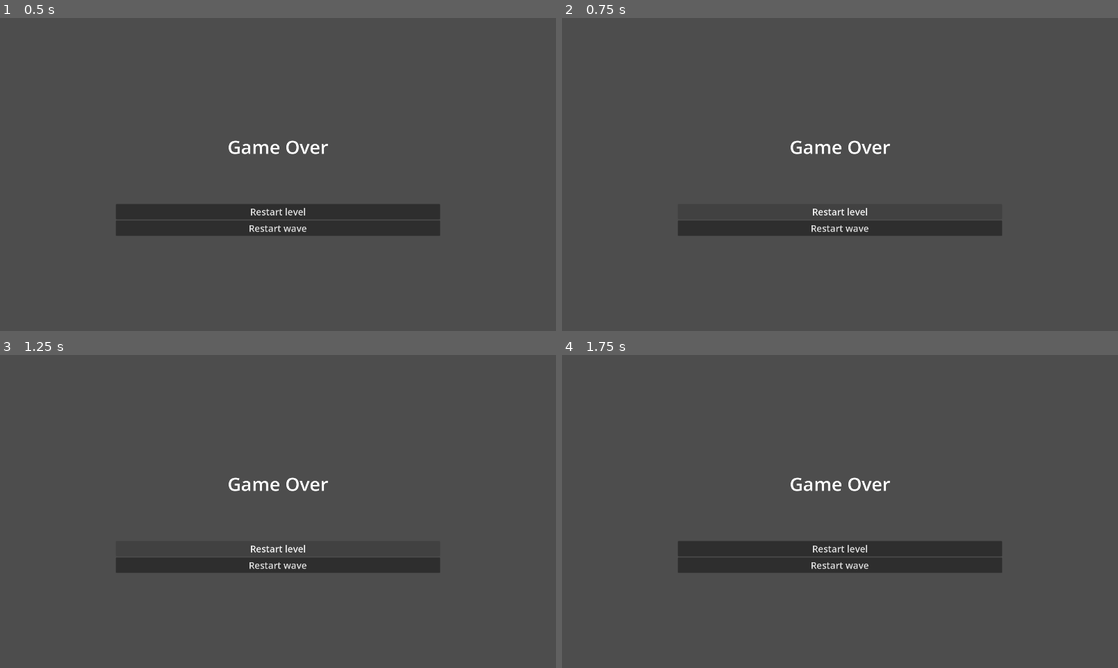
Above: before the commit, frames 1-4 (two rows, left to right).
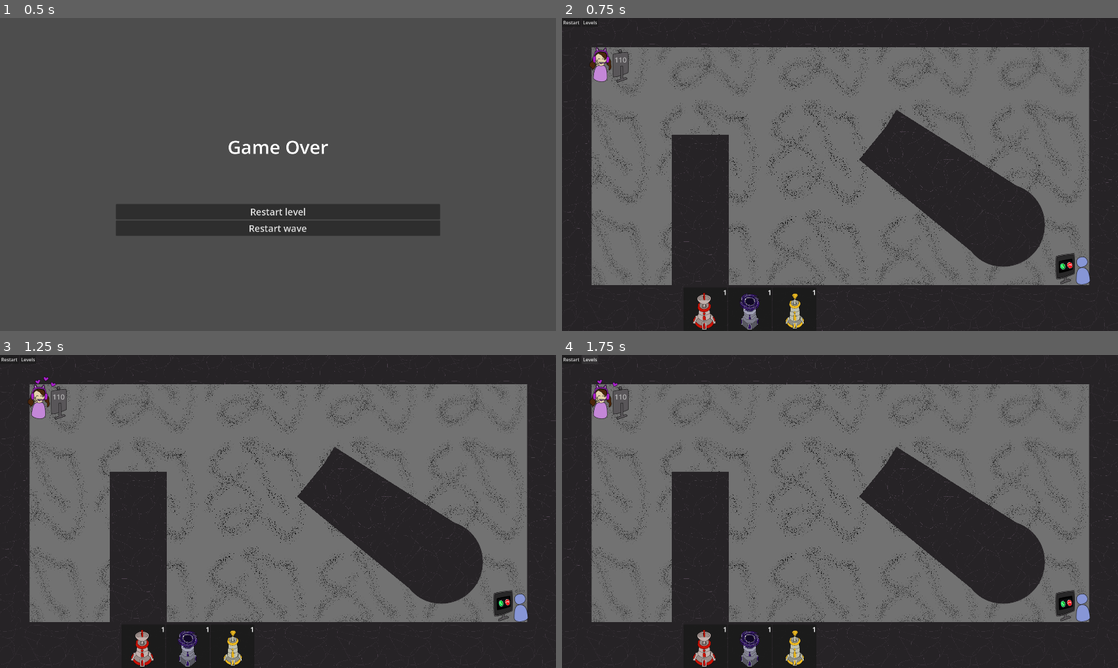
Above: after the commit, the same moments.

Repository: ryupold/ld59
Game: Godot game, scene res://hud/game_over.tscn
Two runs of this game, one before a commit and one after it. Both use one fixed random seed, a clock stepped at 60 frames per second and the inputs below. This scene is started directly instead of the project's main scene.
Inputs (mouse positions are in pixels of both pictures, inside the frame that each line leads up to):
- Up to frame 1 (0.5 s): no input
- Up to frame 2 (0.75 s): click (840, 212) at 0.5 s, where only the run after the commit has a clickable "Restart level"
- Up to frame 3 (1.25 s): no input
- Up to frame 4 (1.75 s): click (573, 358) at 1.25 s, where only the run after the commit has a clickable "Restart"

Frame 1 is identical in both runs. In frame 2, 94% of the frame differs, in the area x 0-100%, y 0-100%; in frame 3, 94%; in frame 4, 93%.

Commit message:
Restart wave correctly

Diff:
--- a/ld59-game/entities/receiver/receiver.gd
+++ b/ld59-game/entities/receiver/receiver.gd
@@ -67,6 +67,7 @@
 		patience -= GameState.minSignal - GameState._signal
 	if patience <= 0:
 		print("AAAARRGGHHH!!!")
+		GameState.onGameOver.emit()
 
 func updateRequiredSignal():
 	$RequiredSignalLabel.text = "signal: " + ("%.2f" % GameState._signal) + "\n" + "required: " + ("%.2f" % GameState.minSignal)
--- /dev/null
+++ b/ld59-game/entities/sender/packets.gd
@@ -0,0 +1,9 @@
+extends Node2D
+
+func _ready() -> void:
+	GameState.onNextWave.connect(cleanPackets)
+
+func cleanPackets(nr :int):
+	var children  := get_children()
+	for node in children:
+		node.queue_free()
--- /dev/null
+++ b/ld59-game/entities/sender/packets.tscn
@@ -0,0 +1,6 @@
+[gd_scene format=3 uid="uid://cjgp2nvp5027k"]
+
+[ext_resource type="Script" uid="uid://bg8hqrbuuyy6n" path="res://entities/sender/packets.gd" id="1_cg680"]
+
+[node name="Packets" type="Node2D" unique_id=546403375]
+script = ExtResource("1_cg680")
--- a/ld59-game/hud/game_over.gd
+++ b/ld59-game/hud/game_over.gd
@@ -6,4 +6,8 @@
 func _ready() -> void:
 	get_tree().paused = true
 	restartLevel.pressed.connect(GameState.restartLevel)
-	restartWave.pressed.connect(func(): GameState.startWave(GameState._wave))
+	restartWave.pressed.connect(restartWaveF)
+
+func restartWaveF():
+	GameState.onNextWave.emit(GameState._wave)
+	queue_free()
--- a/ld59-game/hud/game_over.tscn
+++ b/ld59-game/hud/game_over.tscn
@@ -3,6 +3,7 @@
 [ext_resource type="Script" uid="uid://bg1c1647o38wh" path="res://hud/game_over.gd" id="1_6815q"]
 
 [node name="GameOver" type="VBoxContainer" unique_id=2006229539 node_paths=PackedStringArray("restartLevel", "restartWave")]
+process_mode = 3
 anchors_preset = 15
 anchor_right = 1.0
 anchor_bottom = 1.0
--- a/ld59-game/hud/hud.gd
+++ b/ld59-game/hud/hud.gd
@@ -4,12 +4,18 @@
 @export var buttonSelector: Button
 @export var buttonChooser: Button
 @export var levelSelector: PackedScene = preload("res://hud/level_selector/level_selector.tscn")
+@export var gameOver: PackedScene = preload("res://hud/game_over.tscn")
 
 func _ready() -> void:
 	button.pressed.connect(GameState.restartLevel)
 	buttonSelector.pressed.connect(showLevelSelector)
+	GameState.onGameOver.connect(showGameOver)
 
 func showLevelSelector():
 	var selector := levelSelector.instantiate() as LevelSelectorCanvasItem
 	selector.show()
 	add_child(selector)
+
+func showGameOver():
+	var selector := gameOver.instantiate()
+	add_child(selector)
--- a/ld59-game/hud/hud.tscn
+++ b/ld59-game/hud/hud.tscn
@@ -9,12 +9,10 @@
 [sub_resource type="LabelSettings" id="LabelSettings_6ca3a"]
 font_size = 30
 
-[node name="HUD" type="CanvasLayer" unique_id=114495 node_paths=PackedStringArray("button", "buttonSelector", "buttonChooser", "levelSelector")]
+[node name="HUD" type="CanvasLayer" unique_id=114495 node_paths=PackedStringArray("button", "buttonSelector")]
 script = ExtResource("1_318vg")
 button = NodePath("MenuBar/Button")
 buttonSelector = NodePath("MenuBar/ButtonSelector")
-buttonChooser = NodePath("")
-levelSelector = NodePath("LevelSelector")
 
 [node name="debug" type="VBoxContainer" parent="." unique_id=1206069560]
 visible = false
--- a/ld59-game/scenes/game_state.gd
+++ b/ld59-game/scenes/game_state.gd
@@ -44,6 +44,7 @@
 signal onPlaceInventory(tower: Tower)
 signal onInventoryChanged()
 signal onLevelUp(towers: Array[TowerResource])
+signal onGameOver
 
 func _ready():
 	onDragEvent.connect(func(n, state): _isDragging = state)
@@ -63,6 +64,7 @@
 
 func restartLevel() -> void:
 	get_tree().change_scene_to_packed(_currentLevel.scene)
+	get_tree().paused = false
 
 func loadLevel(resource: LevelResource) -> void:
 	_currentLevel = resource
@@ -108,7 +110,8 @@
 		onNextWave.emit(_wave + 1)
 
 func startWave(nr: int):
-	if nr != 1:	triggerLevelUp()
+	get_tree().paused = false
+	if nr != 1 && _wave != nr: triggerLevelUp()
 	print("starting wave " + str(nr) + "...")
 	if nr > 1:
 		await get_tree().create_timer(10).timeout
--- a/ld59-game/scenes/levels/dummy_level.tscn
+++ b/ld59-game/scenes/levels/dummy_level.tscn
@@ -5,13 +5,14 @@
 [ext_resource type="PackedScene" uid="uid://3i1vgtrekd1x" path="res://entities/walls/walls.tscn" id="2_1yjxl"]
 [ext_resource type="PackedScene" uid="uid://d0cuiwxuevfh" path="res://entities/sender/sender.tscn" id="3_8bdtt"]
 [ext_resource type="PackedScene" uid="uid://sc317p0yslvi" path="res://entities/receiver/receiver.tscn" id="4_4xtod"]
+[ext_resource type="PackedScene" uid="uid://cjgp2nvp5027k" path="res://entities/sender/packets.tscn" id="6_8bdtt"]
 
 [node name="FirstLevel" type="Node2D" unique_id=1669637617 node_paths=PackedStringArray("sender", "reciever", "towers", "packets")]
 script = ExtResource("1_1yjxl")
 sender = NodePath("Sender")
 reciever = NodePath("Receiver")
 towers = NodePath("Towers")
-packets = NodePath("Packets")
+packets = NodePath("")
 
 [node name="HUD" parent="." unique_id=114495 instance=ExtResource("1_tlv51")]
 
@@ -28,7 +29,7 @@
 [node name="Receiver" parent="." unique_id=2106263029 instance=ExtResource("4_4xtod")]
 position = Vector2(4244, 2307)
 
-[node name="Packets" type="Node2D" parent="." unique_id=2121823717]
+[node name="Packets" parent="." unique_id=546403375 instance=ExtResource("6_8bdtt")]
 
 [node name="Towers" type="Node2D" parent="." unique_id=1245803590]
 unique_name_in_owner = true
--- a/ld59-game/scenes/levels/first_level.tscn
+++ b/ld59-game/scenes/levels/first_level.tscn
@@ -6,14 +6,14 @@
 [ext_resource type="PackedScene" uid="uid://sc317p0yslvi" path="res://entities/receiver/receiver.tscn" id="3_hkalp"]
 [ext_resource type="PackedScene" uid="uid://d0cuiwxuevfh" path="res://entities/sender/sender.tscn" id="4_xbibw"]
 [ext_resource type="PackedScene" uid="uid://cjubf2uowpulv" path="res://entities/walls/rectangle_wall.tscn" id="6_3kh8m"]
+[ext_resource type="PackedScene" uid="uid://cjgp2nvp5027k" path="res://entities/sender/packets.tscn" id="8_4ooow"]
 [ext_resource type="PackedScene" uid="uid://1jkoj7nk1gi3" path="res://entities/walls/cicle_wall.tscn" id="8_fqprn"]
 
-[node name="FirstLevel" type="Node2D" unique_id=1669637617 node_paths=PackedStringArray("sender", "reciever", "towers", "packets")]
+[node name="FirstLevel" type="Node2D" unique_id=1669637617 node_paths=PackedStringArray("sender", "reciever", "towers")]
 script = ExtResource("1_xbibw")
 sender = NodePath("Sender")
 reciever = NodePath("Receiver")
 towers = NodePath("Towers")
-packets = NodePath("Packets")
 
 [node name="HUD" parent="." unique_id=114495 instance=ExtResource("1_gy01a")]
 
@@ -57,7 +57,7 @@
 [node name="Receiver" parent="." unique_id=2106263029 instance=ExtResource("3_hkalp")]
 position = Vector2(2293, 883)
 
-[node name="Packets" type="Node2D" parent="." unique_id=2121823717]
+[node name="Packets" parent="." unique_id=546403375 instance=ExtResource("8_4ooow")]
 
 [node name="Towers" type="Node2D" parent="." unique_id=1245803590]
 unique_name_in_owner = true
Not shown, added: ld59-game/entities/sender/packets.gd.uid
